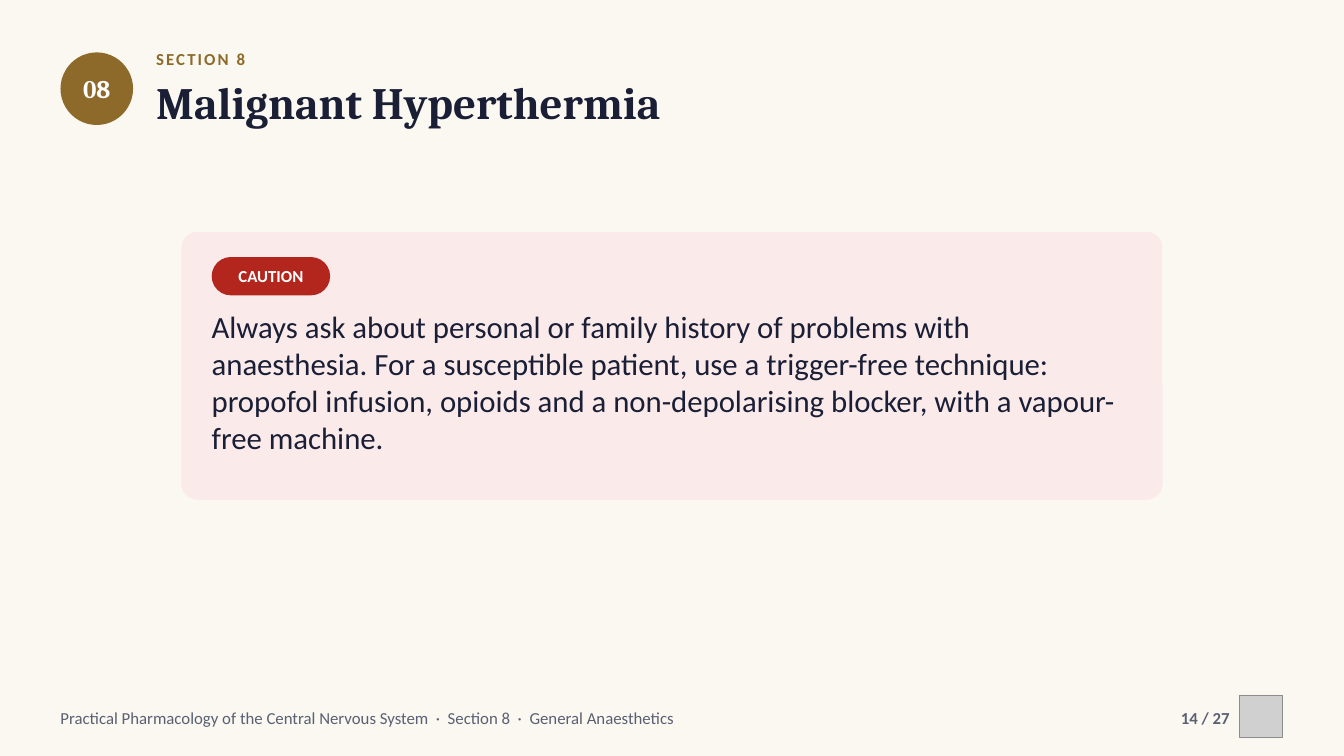
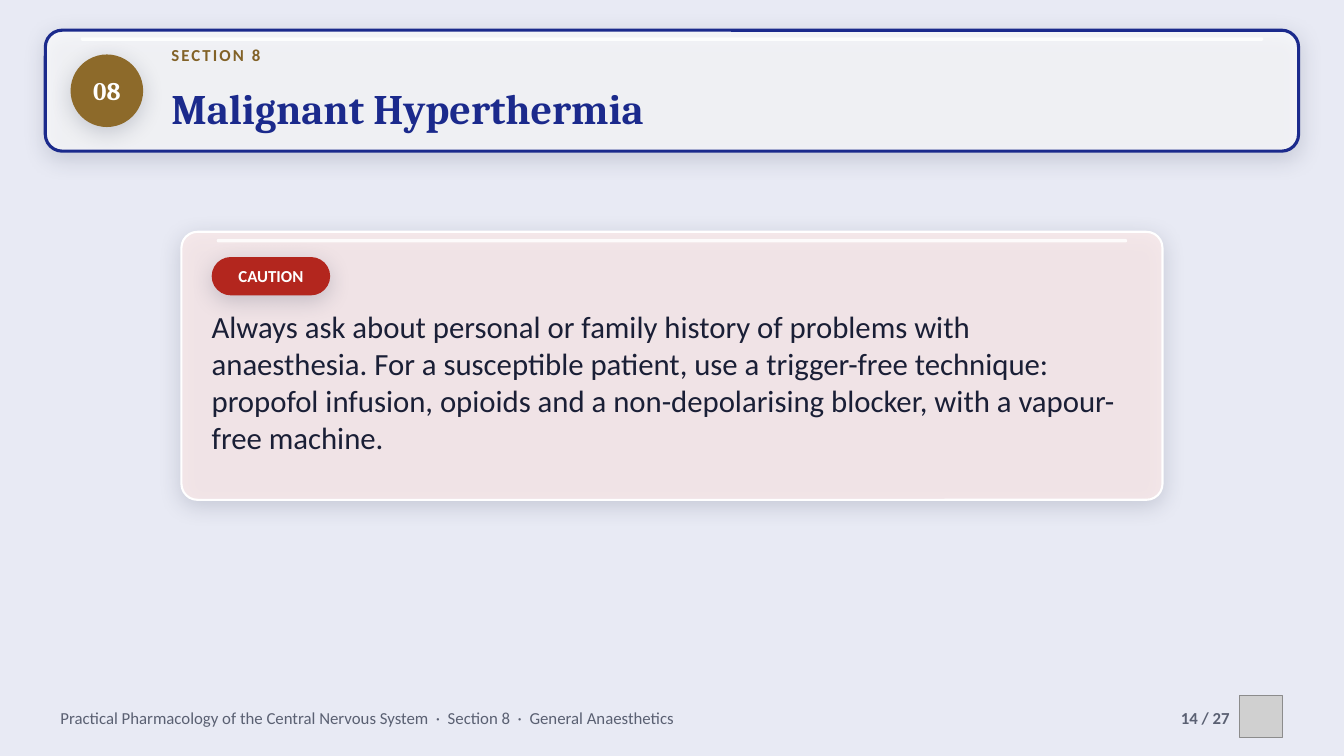
Before and after one commit to drrefaat18-ops/yasser, a slide deck: slide 14 of projects/cns-pharmacology-practical/slides/ch08-general-anaesthetics.pptx. Drawn at 1344x756 pixels with LibreOffice and Linux fonts; fonts in the diff are those of the drawing; grey boxes stand for pictures; background and template pictures are left out. Boxes give left, top, right and bottom in pixels: in the first picture for what was removed or moved away, otherwise in the second. Text is boxed around its words. In the diff, an @@ line names an element or a change of style, - is before the commit and + after.

```diff
--- a/projects/cns-pharmacology-practical/slides/ch08-general-anaesthetics.pptx
+++ b/projects/cns-pharmacology-practical/slides/ch08-general-anaesthetics.pptx
@@ background #FAF8F1 to picture (left out) @@
@@ rounded rectangle added at box(45, 30, 1299, 151), fill #FFFFFF at 70% opacity, outline #1B2A8C 2.25 pt @@
@@ ellipse "08" at box(71, 54, 143, 127): shadow on @@
@@ ellipse "08": place and size @@
-ellipse "08" at box(60, 52, 133, 125)
+ellipse "08" at box(71, 54, 143, 127)
@@ text "SECTION 8": place and size @@
-text "SECTION 8" at box(156, 53, 245, 65)
+text "SECTION 8" at box(171, 49, 260, 61)
@@ text "SECTION 8" at box(171, 49, 260, 61): text colour #8D6A2A to #826227 @@
@@ text "Malignant Hyperthermia": place and size @@
-text "Malignant Hyperthermia" at box(156, 88, 660, 129)
+text "Malignant Hyperthermia" at box(171, 95, 643, 134)
@@ text "Malignant Hyperthermia" at box(171, 95, 643, 134): size 32 to 30 pt, text colour #1A1F36 to #1B2A8C; vertical alignment top to middle @@
@@ rounded rectangle at box(181, 232, 1163, 500): fill #FBEAEA to #FBEAEA at 80% opacity; outline none to #FFFFFF 1.5 pt; shadow on @@
@@ rounded rectangle added at box(217, 239, 1127, 243), fill #FFFFFF at 85% opacity @@
@@ rounded rectangle "CAUTION" at box(212, 257, 331, 295): shadow on @@
```
Also in this commit, not shown: 24 other slides changed, 15 other files.
